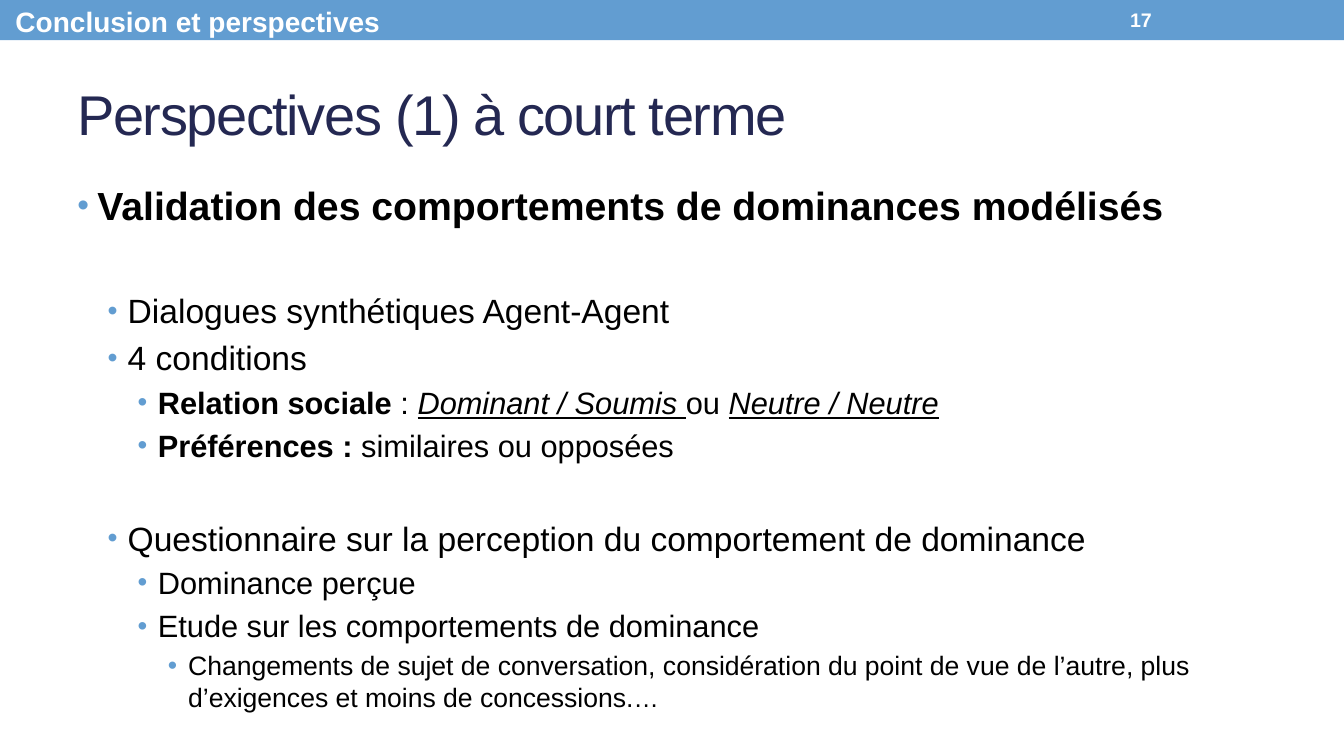
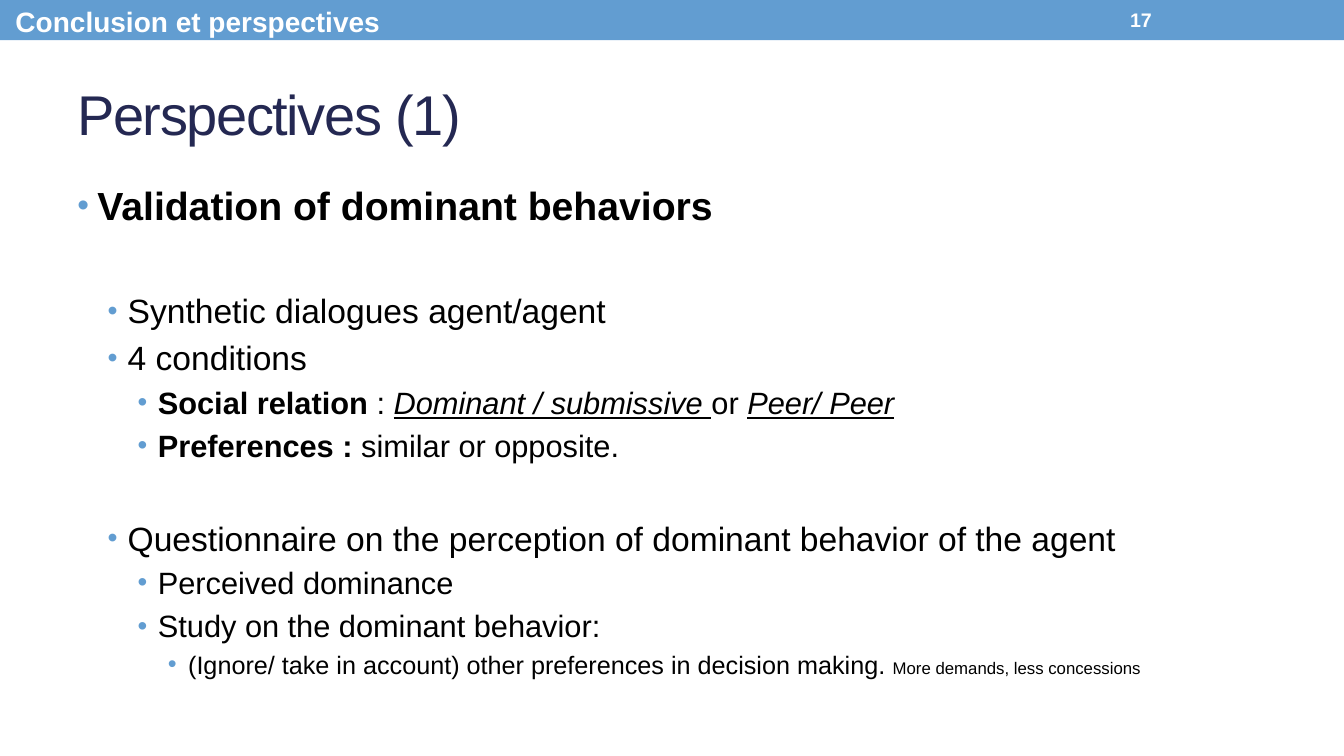
Before and after one commit to Olydia/Discolog, a slide deck: slide 17 of papers/Presentations/WACAI_EN.pptx. Drawn at 1344x756 pixels with LibreOffice and Linux fonts; fonts in the diff are those of the drawing. Boxes give left, top, right and bottom in pixels: in the first picture for what was removed or moved away, otherwise in the second. Text is boxed around its words. In the diff, an @@ line names an element or a change of style, - is before the commit and + after.

```diff
--- a/papers/Presentations/WACAI_EN.pptx
+++ b/papers/Presentations/WACAI_EN.pptx
@@ title at (77, 94, 461, 145): text changed @@
-Perspectives (1) à court terme
+Perspectives (1)
@@ text at (97, 191, 713, 330): text changed @@
-• Validation des comportements de dominances modélisés
-  • Dialogues synthétiques Agent-Agent
+• Validation of dominant behaviors
+  • Synthetic dialogues agent/agent
@@ text at (128, 391, 1140, 679): text changed @@
-    • Relation sociale : Dominant / Soumis ou Neutre / Neutre
-    • Préférences : similaires ou opposées
-  • Questionnaire sur la perception du comportement de dominance
-    • Dominance perçue
-    • Etude sur les comportements de dominance
-      • Changements de sujet de conversation, considération du point de vue de l’autre, plus d’exigences et moins de concessions.…
+    • Social relation : Dominant / submissive or Peer/ Peer
+    • Preferences : similar or opposite.
+  • Questionnaire on the perception of dominant behavior of the agent
+    • Perceived dominance
+    • Study on the dominant behavior:
+      • (Ignore/ take in account) other preferences in decision making. More demands, less concessions
```
Also in this commit, not shown: 14 other slides changed, 2 slides added, 4 slides removed, 4 other files.
